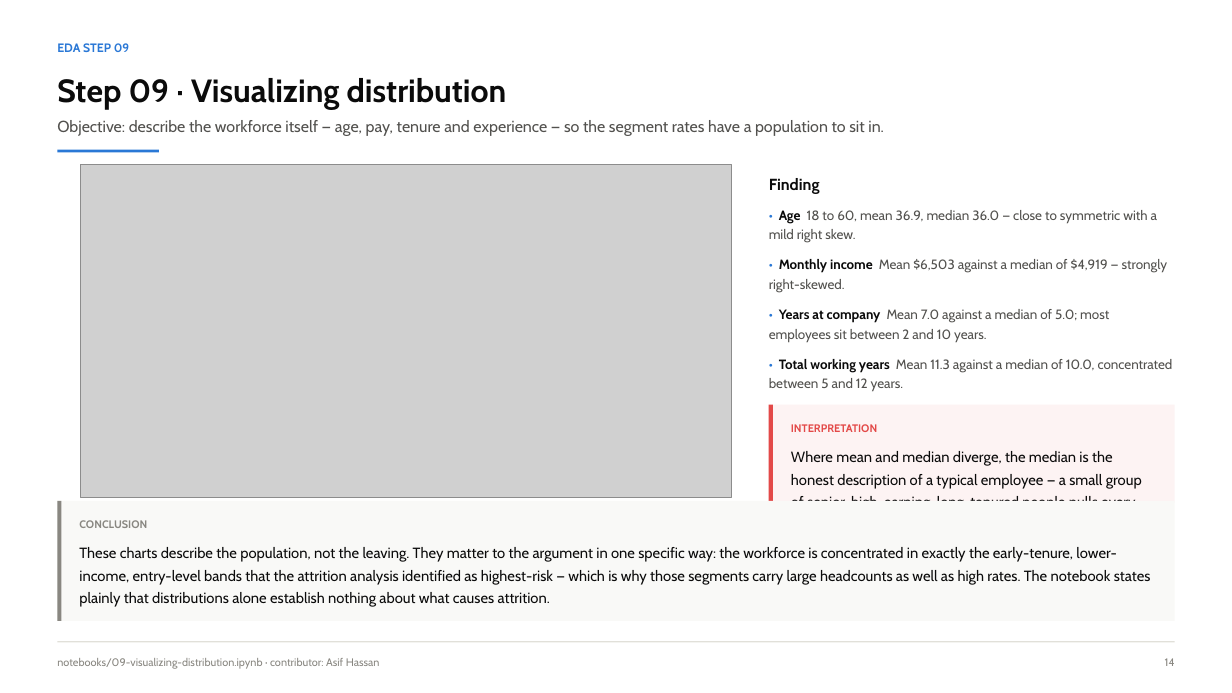
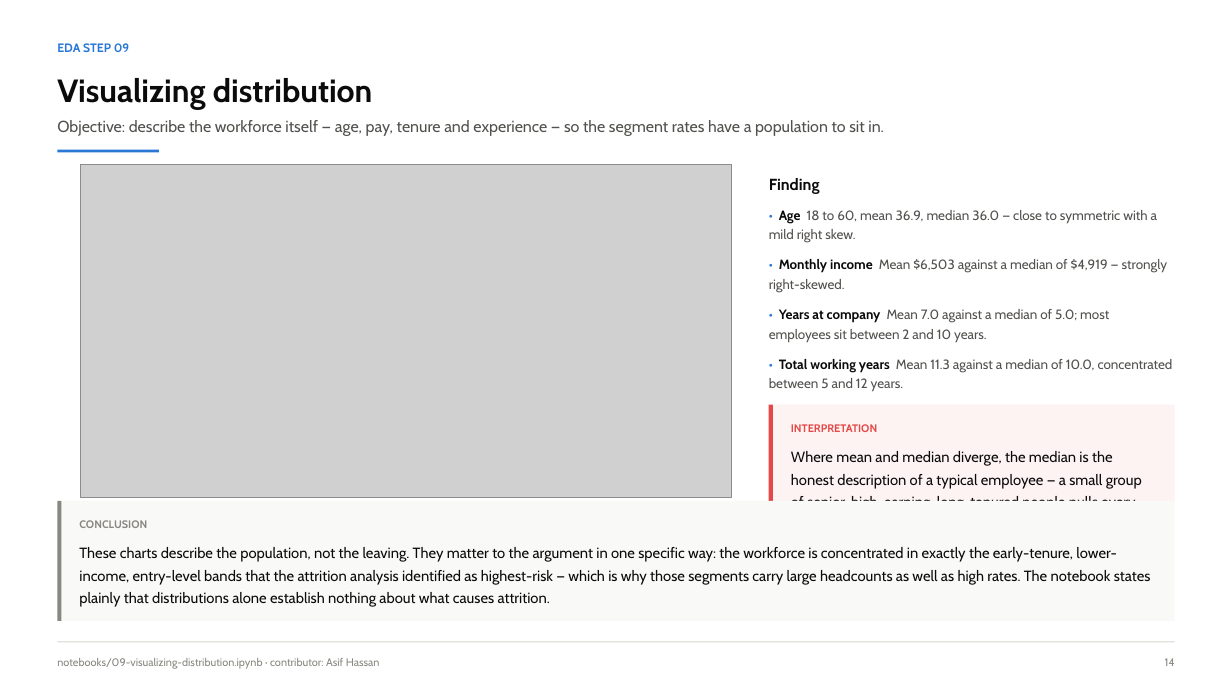
Before and after one commit to NPower-JDA-Cohort-2026/ibm-analytics-attrition-eda, a slide deck: slide 15 of presentation/IBM_Attrition_EDA_Team_Presentation.pptx (slide 14 before the commit). Drawn at 1232x693 pixels with LibreOffice and Linux fonts; fonts in the diff are those of the drawing; grey boxes stand for pictures. Boxes give left, top, right and bottom in pixels: in the first picture for what was removed or moved away, otherwise in the second. Text is boxed around its words. In the diff, an @@ line names an element or a change of style, - is before the commit and + after.

```diff
--- a/presentation/IBM_Attrition_EDA_Team_Presentation.pptx
+++ b/presentation/IBM_Attrition_EDA_Team_Presentation.pptx
@@ text at bbox=[57, 78, 373, 109]: text changed @@
-Step 09 · Visualizing distribution
+Visualizing distribution
```
Also in this commit, not shown: 10 other slides changed.
